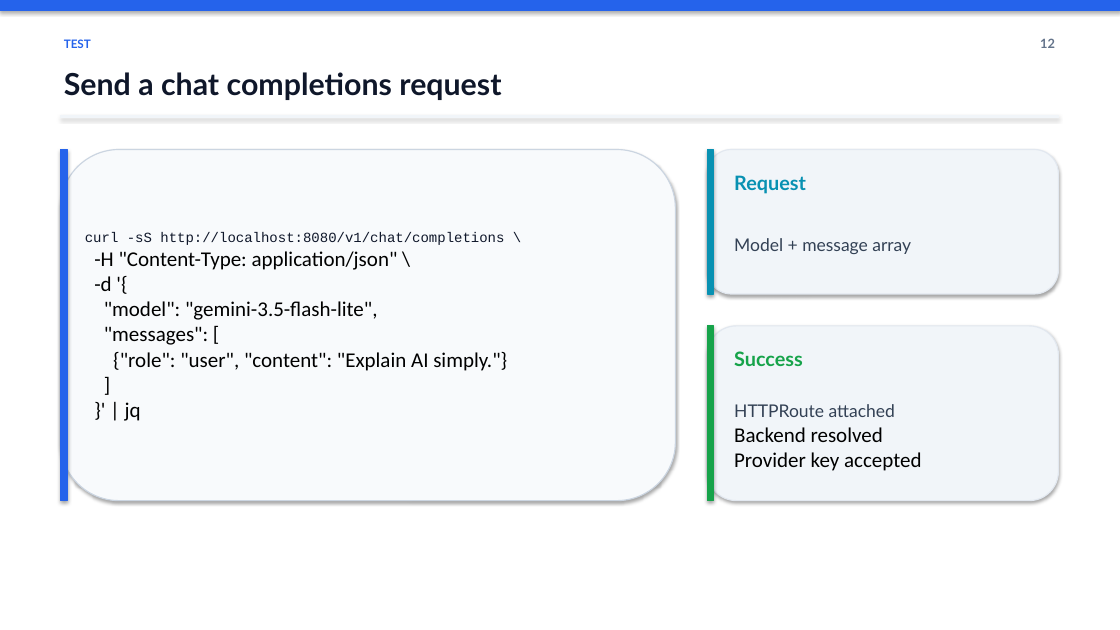
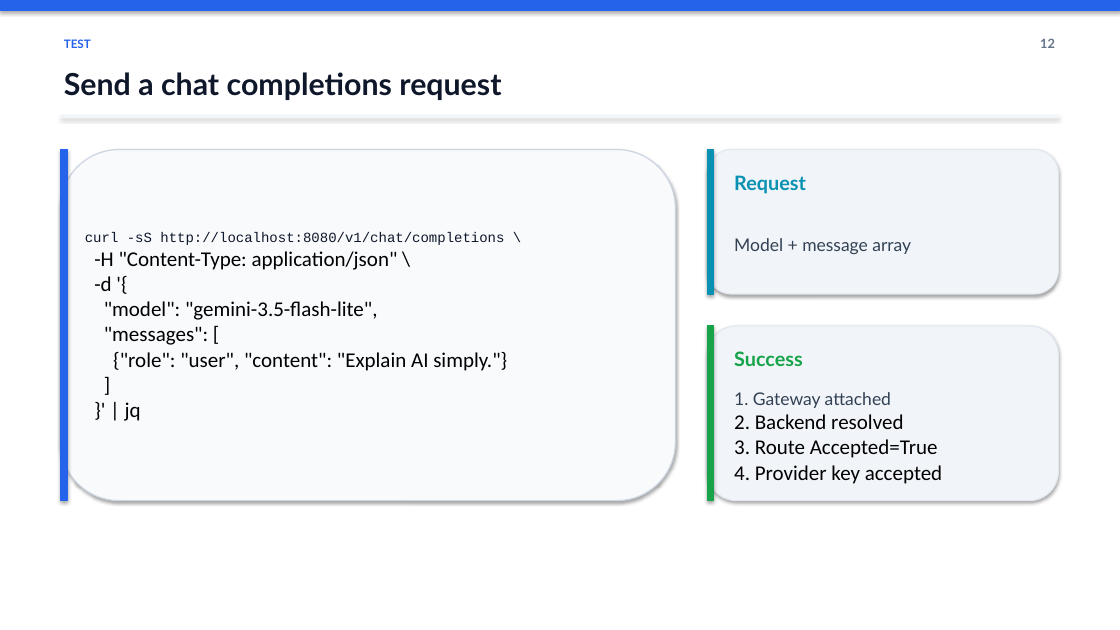
Before and after one commit to mohamedlotfy95/Elsherif-Agentgateway-Labs, a slide deck: slide 12 of docs/presentation/Agentgateway_LLM_Routing_Workshop.pptx. Drawn at 1120x630 pixels with LibreOffice and Linux fonts; fonts in the diff are those of the drawing. Boxes give left, top, right and bottom in pixels: in the first picture for what was removed or moved away, otherwise in the second. Text is boxed around its words. In the diff, an @@ line names an element or a change of style, - is before the commit and + after.

```diff
--- a/docs/presentation/Agentgateway_LLM_Routing_Workshop.pptx
+++ b/docs/presentation/Agentgateway_LLM_Routing_Workshop.pptx
@@ text at box(734, 392, 942, 484): text changed @@
-HTTPRoute attached
-Backend resolved
-Provider key accepted
+1. Gateway attached
+2. Backend resolved
+3. Route Accepted=True
+4. Provider key accepted
```
Also in this commit, not shown: 10 other slides changed.
